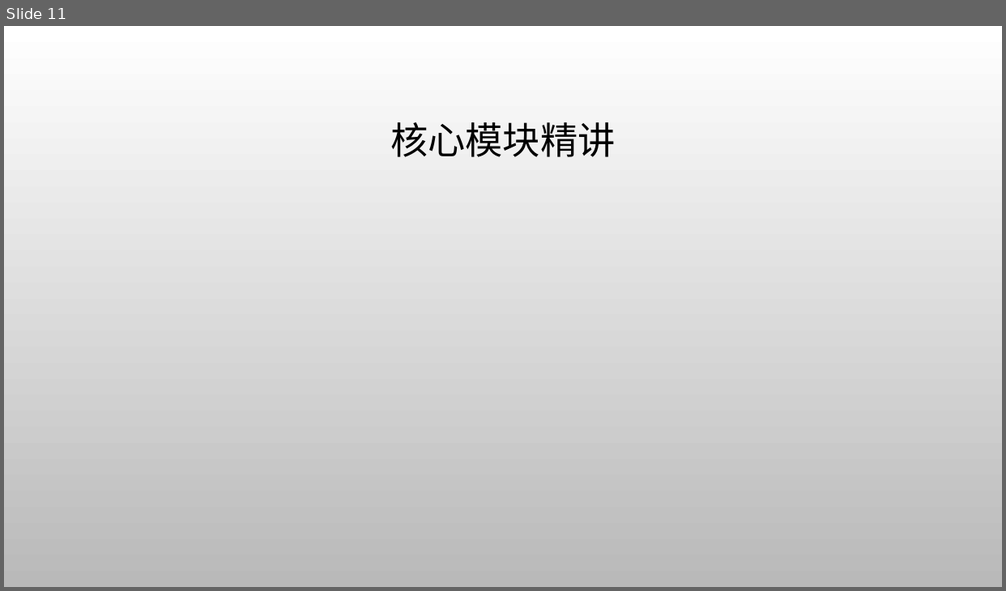
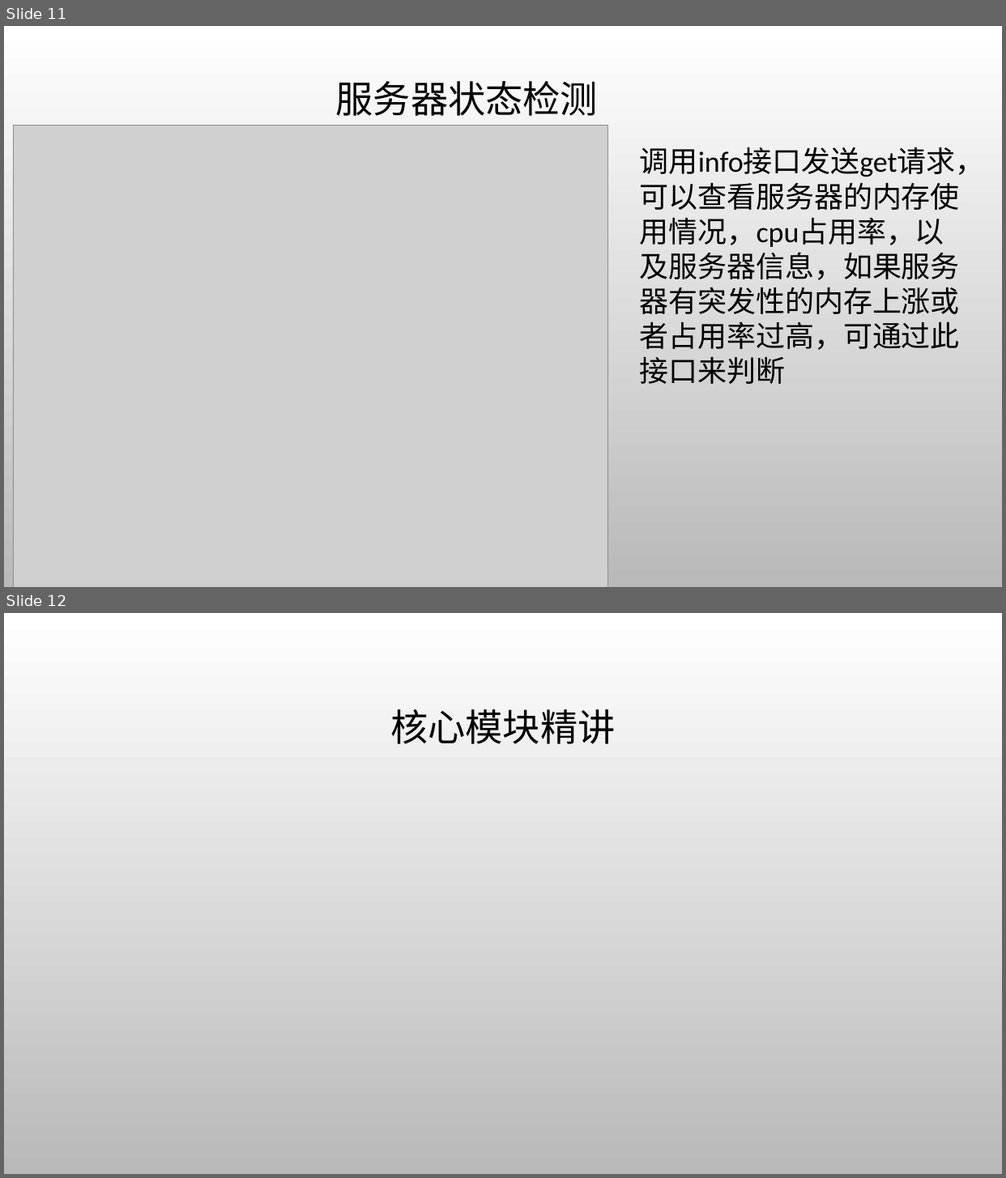
Before and after one commit to cjphaha/eDefender, a slide deck: talk.pptx. Shown one above the other, each under a label of ours: slide 11 before the commit, slides 11 and 12 after it. The pictures are 1006x591 and 1006x1178 pixels, drawn with LibreOffice and Linux fonts; fonts in the diff are those of the drawing; grey boxes stand for pictures; background and template pictures are left out. Boxes give left, top, right and bottom in pixels: in the first picture for what was removed or moved away, otherwise in the second. Text is boxed around its words. In the diff, an @@ line names an element or a change of style, - is before the commit and + after.

```diff
--- a/talk.pptx
+++ b/talk.pptx
@@ slide 11 added at (x1=4, y1=26, x2=1002, y2=587), background picture (left out) @@
@@ title added at (x1=336, y1=81, x2=598, y2=116), 36 pt, text #000000 @@
+服务器状态检测
@@ picture added at (x1=14, y1=126, x2=608, y2=587) @@
@@ text added at (x1=640, y1=147, x2=984, y2=384), 28 pt, text #000000 @@
+调用info接口发送get请求，可以查看服务器的内存使用情况，cpu占用率，以及服务器信息，如果服务器有突发性的内存上涨或者占用率过高，可通过此接口来判断
@@ what was slide 11 is now slide 12 @@
```
Also in this commit, not shown: 3 slides changed, 25 other files.
